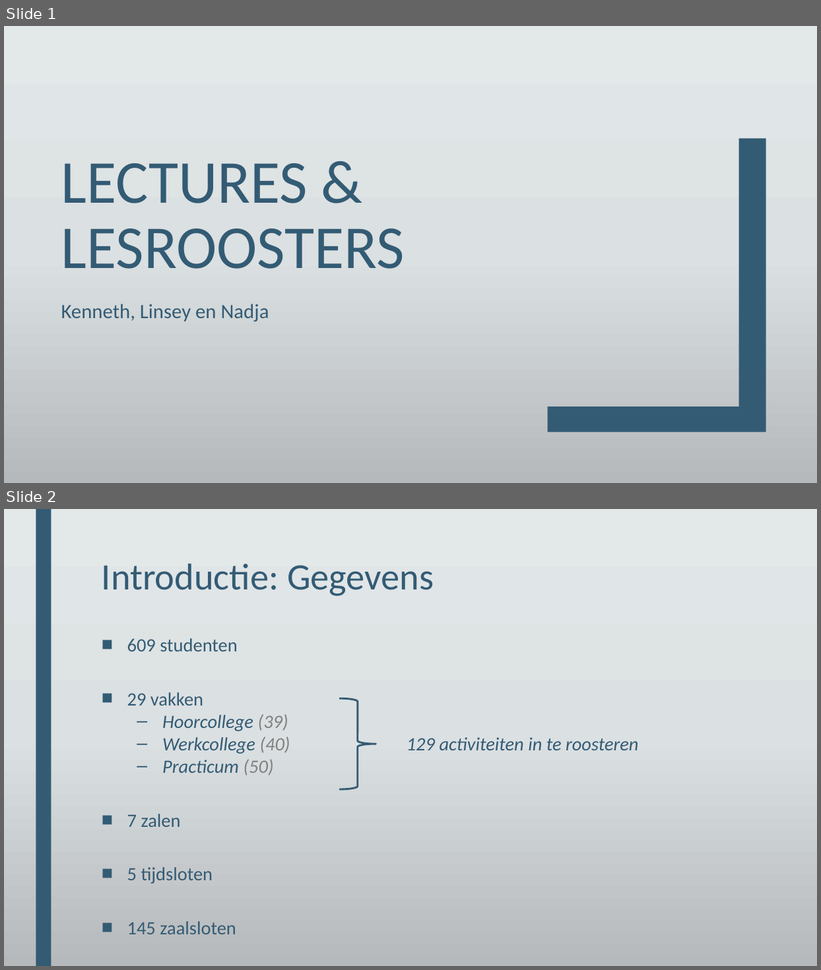
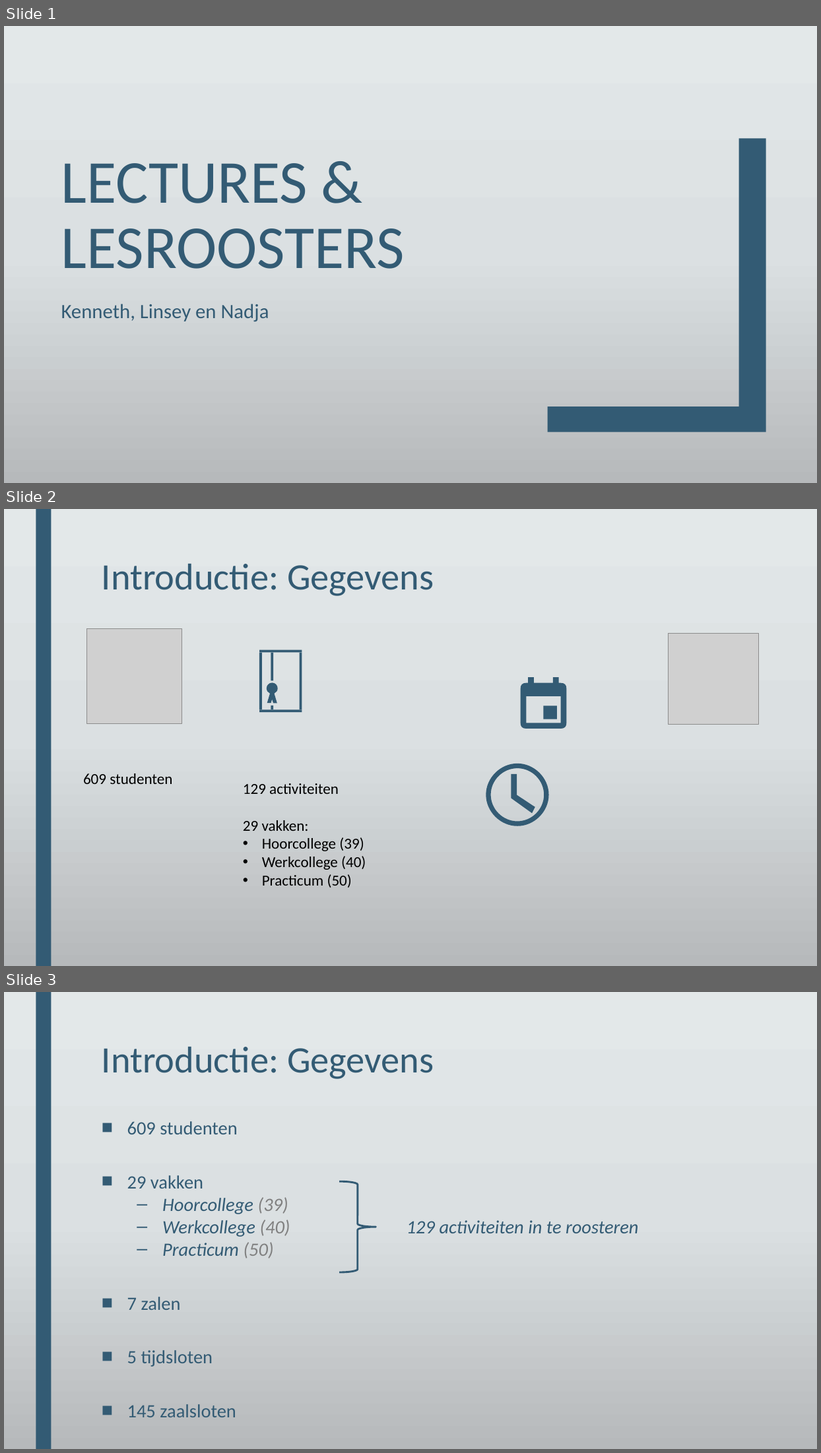
Before and after one commit to DeRoostermakers/Heuristieken, a slide deck: Presentaties/Eindpresentatie .pptx. Shown one above the other, each under a label of ours: slides 1 and 2 before the commit, slides 1, 2 and 3 after it. The pictures are 821x970 and 821x1453 pixels, drawn with LibreOffice and Linux fonts; fonts in the diff are those of the drawing; grey boxes stand for pictures; background and template pictures are left out. Boxes give left, top, right and bottom in pixels: in the first picture for what was removed or moved away, otherwise in the second. Text is boxed around its words. In the diff, an @@ line names an element or a change of style, - is before the commit and + after.

```diff
--- a/Presentaties/Eindpresentatie .pptx
+++ b/Presentaties/Eindpresentatie .pptx
@@ slide 2 added at (x1=4, y1=509, x2=817, y2=966), background gradient #E3E8EA to #DCE0E2 to #B6BABC; not listed: 1 template element that a slide beside it also shows @@
@@ title added at (x1=102, y1=564, x2=434, y2=596), 44 pt, text #335B74 @@
+Introductie: Gegevens
@@ picture added at (x1=86, y1=628, x2=182, y2=723) @@
@@ picture added at (x1=668, y1=634, x2=759, y2=724) @@
@@ group added at (x1=259, y1=650, x2=302, y2=712): 6 rectangles, 1 freeform shape @@
@@ freeform shape added at (x1=521, y1=677, x2=566, y2=729), fill #335B74 @@
@@ freeform shape added at (x1=486, y1=764, x2=548, y2=827), fill #335B74 @@
@@ text added at (x1=83, y1=774, x2=172, y2=784), 18 pt, text #000000 @@
+609 studenten
@@ text added at (x1=243, y1=784, x2=366, y2=888), 18 pt, text #000000 @@
+129 activiteiten
+29 vakken:
+• Hoorcollege (39)
+• Werkcollege (40)
+• Practicum (50)
@@ freeform shape added at (x1=512, y1=774, x2=535, y2=813), fill #335B74 @@
@@ what was slide 2 is now slide 3 @@
```
Also in this commit, not shown: 5 other files.
